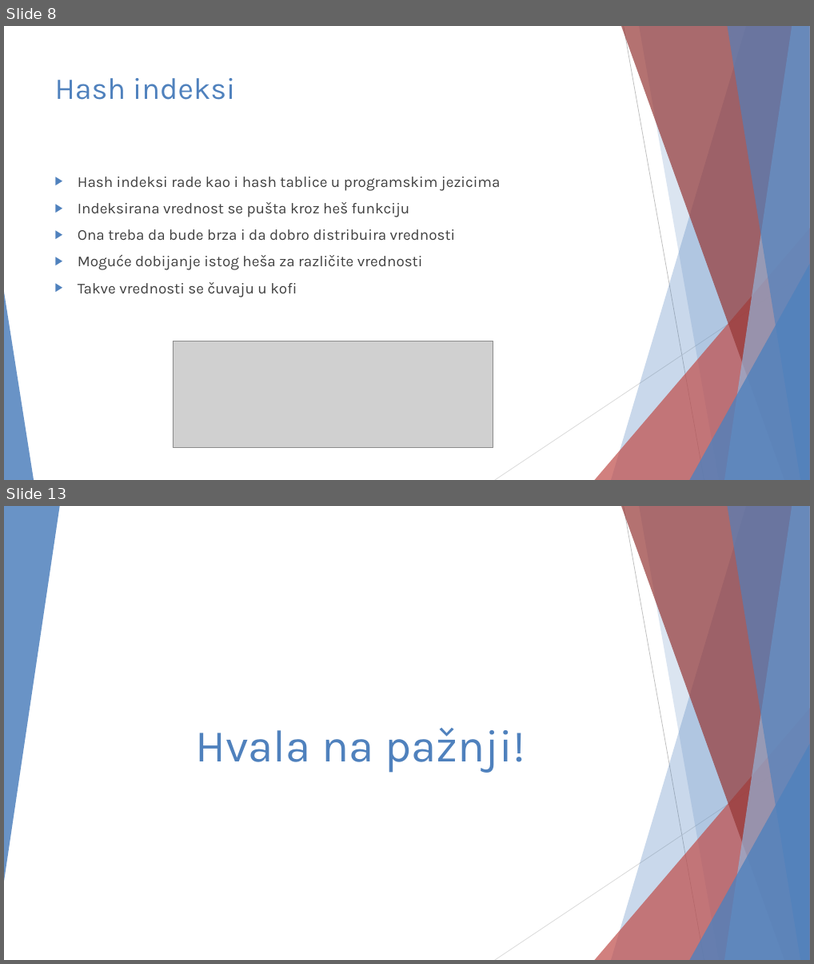
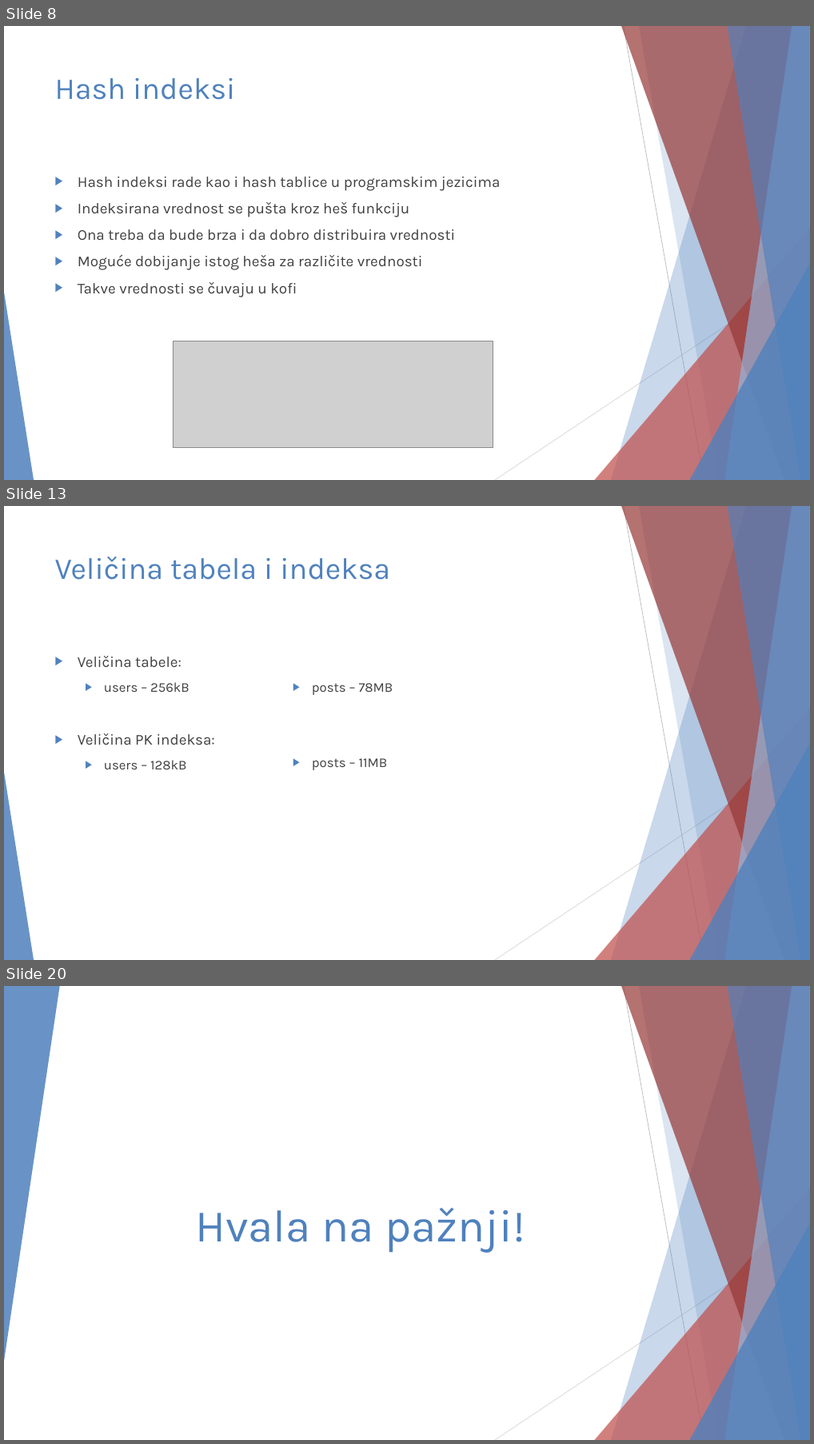
Before and after one commit to JKostov/dbms-1, a slide deck: docs/PostgreSQL - Julije Kostov 1026.pptx. Shown one above the other, each under a label of ours: slides 8 and 13 before the commit, slides 8, 13 and 20 after it; the slides between them are not shown. The pictures are 814x964 and 814x1444 pixels, drawn with LibreOffice and Linux fonts; fonts in the diff are those of the drawing; grey boxes stand for pictures. Boxes give left, top, right and bottom in pixels: in the first picture for what was removed or moved away, otherwise in the second. Text is boxed around its words. In the diff, an @@ line names an element or a change of style, - is before the commit and + after.

```diff
--- a/docs/PostgreSQL - Julije Kostov 1026.pptx
+++ b/docs/PostgreSQL - Julije Kostov 1026.pptx
@@ slide 13 added at [4,506,810,960], background #FFFFFF; not listed: 10 template elements that a slide beside it also shows @@
@@ title added at [55,556,390,580], 36 pt, text #4F81BD @@
+Veličina tabela i indeksa
@@ text added at [78,656,215,769], 18 pt, text #404040 @@
+▶ Veličina tabele:
+  ▶ users – 256kB
+▶ Veličina PK indeksa:
+  ▶ users – 128kB
@@ text added at [312,683,394,770], 16 pt, text #404040 @@
+  ▶ posts – 78MB
+  ▶ posts – 11MB
@@ what was slide 13 is now slide 20 @@
```
Also in this commit, not shown: 2 slides changed, 8 other slides added, 2 slides removed, 1 other file.
